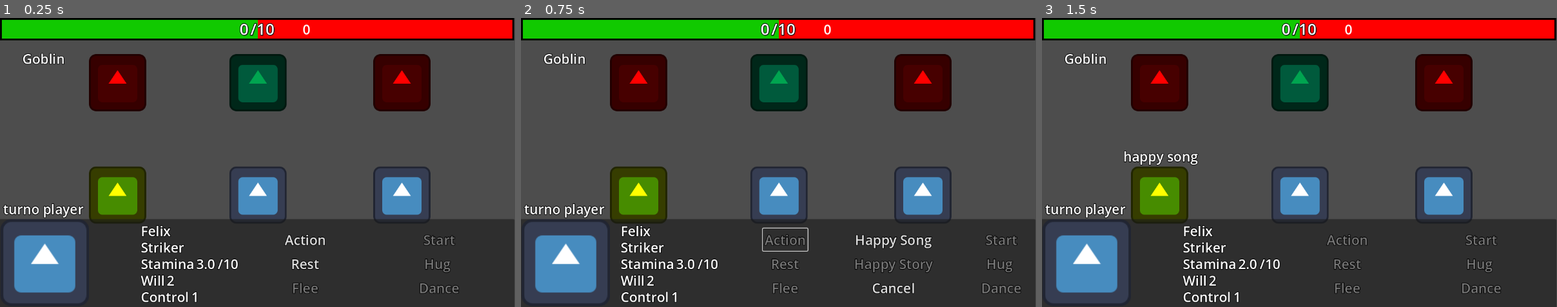
Above: before the commit, frames 1-3 (left to right).
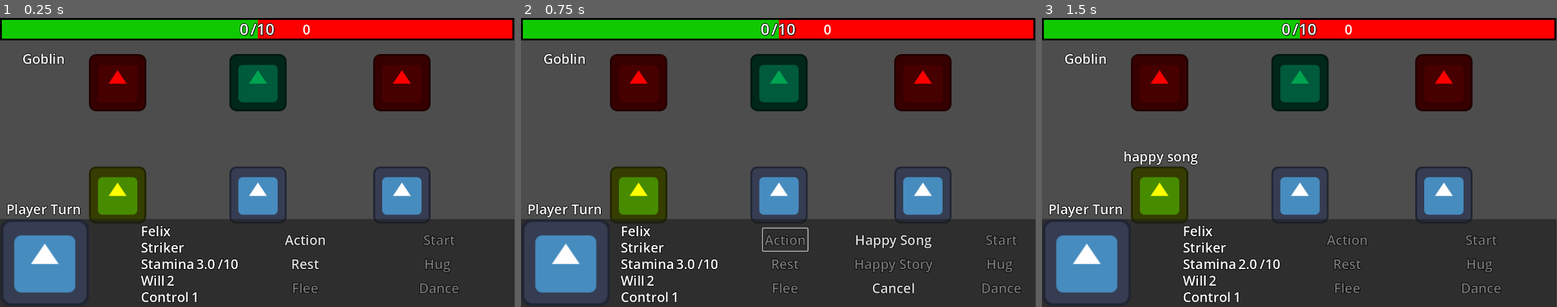
Above: after the commit, the same moments.

Repository: SamantaMancini/heaven_upsidedown
Game: Godot game, scene res://main.tscn
Two runs of this game, one before a commit and one after it. Both use one fixed random seed, a clock stepped at 60 frames per second and the inputs below. The engine's default icon, where the game draws it, is replaced by a stand-in: a white triangle on a blue panel in a dark square.
Inputs:
- Up to frame 1 (0.25 s): no input
- Up to frame 2 (0.75 s): click "Action" at 0.5 s
- Up to frame 3 (1.5 s): click "Happy Song" at 1.25 s

The runs differ from the first frame. In frame 1, 0.4% of the frame differs, in the area x 0-17%, y 64-70%; in frame 2, 0.4%; in frame 3, 0.4%.

Commit message:
polish code

Diff:
--- a/main.gd
+++ b/main.gd
@@ -22,7 +22,6 @@
 @onready var action_label_2: Label = $CanvasLayer/Control/Player2/Action_Label2
 @onready var action_label_3: Label = $CanvasLayer/Control/Player3/Action_Label3
 
-
 @export var start_num : int = 0
 @export var combination_1 : String
 @export var combination_2 : String
@@ -45,12 +44,8 @@
 	_0.text = str(start_num)
 	_0s.text = str(shields)
 	name_enemies.text = enemies[id_enemy].stats.name_char
-	name_char.text = players[id_player].stats.name_char
-	role.text = players[id_player].stats.role
-	sta_min.text = str(players[id_player].stats.stamina)
-	will_v.text = str(players[id_player].stats.will)
-	control_v.text = str(players[id_player].stats.control)
-	players[id_player].sprite_2d.modulate = Color.YELLOW
+	stats_player()
+	change_color_player(0, Color.YELLOW)
 	GlobalEvent.update_global_state.connect(add_points)
 	GlobalEvent.add_shield.connect(add_shield)
 	GlobalEvent.combination.connect(dance_group)
@@ -66,29 +61,43 @@
 func _process(delta: float) -> void:
 	if players[id_player].stats.stamina >= 10:
 		buttons_cure[id_player].disabled = true
-	if target:
-		for button in buttons_cure:
-			button.show()
+		rest.disabled = true
+	else:
+		buttons_cure[id_player].disabled = false
+
+	draw_buttons_cure()
 
 	if player_counter >= 3:
 		start_off(false)
 
-	if progress_bar.value <= progress_bar.min_value:
-		battle_end = true
-		panel.hide()
-	if progress_bar.value >= progress_bar.max_value:
-		battle_end = true
-		panel.hide()
+	battle_end_conditions()
+	stats_player()
+	_0.text = str(start_num)
+	_0s.text = str(shields)
+
+func stats_player():
 	name_char.text = players[id_player].stats.name_char
 	role.text = players[id_player].stats.role
 	sta_min.text = str(players[id_player].stats.stamina)
 	will_v.text = str(players[id_player].stats.will)
 	control_v.text = str(players[id_player].stats.control)
-	_0.text = str(start_num)
-	_0s.text = str(shields)
-
-	if players[id_player].stats.stamina >= 10:
-		rest.disabled = true
+
+func draw_buttons_cure():
+	for button in buttons_cure:
+		if target:
+			button.show()
+		else:
+			button.hide()
+
+func battle_end_conditions():
+	if progress_bar.value <= progress_bar.min_value:
+		battle_end = true
+		turn.text = "Game Over"
+		panel.hide()
+	if progress_bar.value >= progress_bar.max_value:
+		battle_end = true
+		turn.text = "Win"
+		panel.hide()
 
 func selected_target(target_on: bool):
 	target = target_on
@@ -98,10 +107,12 @@
 		if player.stats.id == id:
 			player.stats.stamina += power
 
+func action_button_disabled(disabled: bool):
+	action.disabled = disabled
+	rest.disabled = disabled
 
 func skill_players():
-	action.disabled = true
-	rest.disabled = true
+	action_button_disabled(true)
 	for player in players:
 		if id_player == player.stats.id:
 			for skill in player.stats.actions:
@@ -122,12 +133,14 @@
 	delete_button.connect("pressed",  Callable(self, "_on_delete_button_pressed"))
 	v_box_container_3.add_child(delete_button)
 
-func _on_delete_button_pressed():
-	action.disabled = false
-	rest.disabled = false
+func remove_children():
 	for child in v_box_container_3.get_children():
 		v_box_container_3.remove_child(child)
 		child.queue_free()
+
+func _on_delete_button_pressed():
+	action_button_disabled(false)
+	remove_children()
 
 func selected_skill(id: String, button: Button, power: float, stamina: float, emotion: String):
 	var skill_info = {
@@ -154,11 +167,14 @@
 
 	if not action_selected.has(id_player):
 		action_selected.append(id_player)
-	action.disabled = true
-	rest.disabled = true
-	for child in v_box_container_3.get_children():
-		v_box_container_3.remove_child(child)
-		child.queue_free()
+	action_button_disabled(true)
+	remove_children()
+
+func add_stamina_player_turn(player: Player):
+	if player.stats.stamina < 10:
+		player.stats.stamina += 1
+	else:
+		player.stats.stamina = 10
 
 func player_turn():
 	if battle_end:
@@ -166,27 +182,25 @@
 		return
 
 	player_counter = 0
-	turn.text = "turno player"
-	action.disabled = false
-	rest.disabled = false
+	turn.text = "Player Turn"
+	action_button_disabled(false)
 	start_off(true)
 	panel.show()
 	id_enemy = 0
 	for player in players:
-		if player.stats.stamina < 10:
-			player.stats.stamina += 1
+		match player.stats.id:
+			0:
+				add_stamina_player_turn(player)
+			1:
+				add_stamina_player_turn(player)
+			2:
+				add_stamina_player_turn(player)
 
 func enemy_action_phase():
-	if progress_bar.value <= progress_bar.min_value:
-		battle_end = true
-		turn.text = "game over"
-	if progress_bar.value >= progress_bar.max_value:
-		battle_end = true
-		turn.text = "win"
-
+	battle_end_conditions()
 	panel.hide()
 	if not battle_end:
-		turn.text = "turno nemico"
+		turn.text = "Enemy Turn"
 		for enemy in enemies:
 			name_enemies.text = enemy.stats.name_char
 			enemy.stats.stamina += 1
@@ -194,86 +208,82 @@
 
 			match enemy.stats.id:
 				0:
-					if enemy.stats.stamina >= 3:
-						name_enemies.text = "Goblin Attack"
-						GlobalEvent.remove_global_state.emit(enemy.stats.actions[1].power)
-						enemy.stats.stamina -= enemy.stats.actions[1].stamina_consumed
-					elif enemy.stats.stamina >= 1:
-						GlobalEvent.remove_global_state.emit(enemy.stats.actions[0].power)
-						name_enemies.text = "Goblin Attack"
-						enemy.stats.stamina -= enemy.stats.actions[0].stamina_consumed
-					else:
-						name_enemies.text = "Goblin Rest"
-						enemy.stats.stamina += 1
+					goblin_attack(enemy)
 				1:
-					if enemy.stats.stamina >= 2:
-						GlobalEvent.add_shield_enemy.emit(enemy.stats.actions[1].power)
-						name_enemies.text = "Blobby Defence"
-						enemy.stats.stamina -= enemy.stats.actions[1].stamina_consumed
-					elif enemy.stats.stamina >= 1:
-						GlobalEvent.remove_global_state.emit(enemy.stats.actions[0].power)
-						name_enemies.text = "Blobby Attack"
-						enemy.stats.stamina -= enemy.stats.actions[0].stamina_consumed
-
-					else:
-						name_enemies.text = "Blobby Rest"
-						enemy.stats.stamina += 1
+					blobby_attack(enemy)
 				2:
-					if enemy.stats.stamina >= 3:
-						name_enemies.text = "Goblin Attack"
-						GlobalEvent.remove_global_state.emit(enemy.stats.actions[1].power)
-						enemy.stats.stamina -= enemy.stats.actions[1].stamina_consumed
-					elif enemy.stats.stamina >= 1:
-						name_enemies.text = "Goblin Attack"
-						GlobalEvent.remove_global_state.emit(enemy.stats.actions[0].power)
-						enemy.stats.stamina -= enemy.stats.actions[0].stamina_consumed
-					else:
-						name_enemies.text = "Goblin Rest"
-						enemy.stats.stamina += 1
+					goblin_attack(enemy)
 
 			await get_tree().create_timer(2).timeout
+
 		player_turn()
-
-	if progress_bar.value <= progress_bar.min_value:
-		battle_end = true
-		turn.text = "game over"
-	if progress_bar.value >= progress_bar.max_value:
-		battle_end = true
-		turn.text = "win"
-
-func remove_points(points: float):
-	if shields <= 0:
-		progress_bar.value -= points
-		start_num -= points
-	else:
-		if points > shields:
-			var damage_overflow = points - shields
+	battle_end_conditions()
+
+func goblin_attack(enemy):
+	if enemy.stats.stamina >= 3:
+		name_enemies.text = "Goblin Attack"
+		GlobalEvent.remove_global_state.emit(enemy.stats.actions[1].power)
+		enemy.stats.stamina -= enemy.stats.actions[1].stamina_consumed
+	elif enemy.stats.stamina >= 1:
+		GlobalEvent.remove_global_state.emit(enemy.stats.actions[0].power)
+		name_enemies.text = "Goblin Attack"
+		enemy.stats.stamina -= enemy.stats.actions[0].stamina_consumed
+	else:
+		name_enemies.text = "Goblin Rest"
+		enemy.stats.stamina += 1
+
+func blobby_attack(enemy):
+	if enemy.stats.stamina >= 2:
+		GlobalEvent.add_shield_enemy.emit(enemy.stats.actions[1].power)
+		name_enemies.text = "Blobby Defence"
+		enemy.stats.stamina -= enemy.stats.actions[1].stamina_consumed
+	elif enemy.stats.stamina >= 1:
+		GlobalEvent.remove_global_state.emit(enemy.stats.actions[0].power)
+		name_enemies.text = "Blobby Attack"
+		enemy.stats.stamina -= enemy.stats.actions[0].stamina_consumed
+
+	else:
+		name_enemies.text = "Blobby Rest"
+		enemy.stats.stamina += 1
+
+func remove_points(damage: float):
+	if shields > 0:
+		if damage > shields:
+			var damage_overflow = damage - shields
 			shields = 0
 			progress_bar.value -= damage_overflow
 			start_num -= damage_overflow
 		else:
-			shields -= points
+			shields -= damage
+	else:
+		progress_bar.value -= damage
+		start_num -= damage
+
+func combination_disabled(disabled_dance: bool, disabled_hug):
+	dance.disabled = disabled_dance
+	hug.disabled = disabled_hug
 
 func update_button():
 	if player_emotions == combination_1:
-		dance.disabled = false
+		combination_disabled(false, true)
 	elif player_emotions == combination_2:
-		hug.disabled = false
+		combination_disabled(true, false)
 	player_counter += 1
 
 
-func add_points(value: float):
-	if shields >= 0:
-		progress_bar.value += value
-		start_num += value
-	else:
-		if value > shields:
-			var damage_overflow = value + shields
+func add_points(damage: float):
+	if shields < 0:
+		if damage > shields:
+			var damage_overflow = damage + shields
 			shields = 0
 			progress_bar.value += damage_overflow
 			start_num += damage_overflow
 		else:
-			shields += value
+			shields += damage
+	else:
+		progress_bar.value += damage
+		start_num += damage
+
 
 func add_shield(shield: float):
 	if shields <= 0:
@@ -290,21 +300,7 @@
 func dance_group(comb: String):
 	var damage = 5
 	if comb == combination_1:
-		if shields < 0:
-			if damage >= shields:
-				var damage_overflow = damage + shields
-				progress_bar.value += damage_overflow
-				start_num += damage_overflow
-				shields = 0
-				print("danni:", damage_overflow)
-			else:
-				shields += damage
-		else:
-			progress_bar.value += damage
-			start_num += damage
-
-	for button in buttons_cure:
-		button.hide()
+		GlobalEvent.update_global_state.emit(damage)
 
 	selected_target(false)
 	skills.clear()
@@ -314,12 +310,8 @@
 func hug_group(comb: String, stamina: float):
 	for player in players:
 		if comb == combination_2:
-			if player.stats.stamina < 10:
-				player.stats.stamina += stamina
-			else:
-				player.stats.stamina = 10
-	for button in buttons_cure:
-		button.hide()
+			add_stamina_player_turn(player)
+
 	skills.clear()
 	action_selected.clear()
 	selected_target(false)
@@ -329,8 +321,7 @@
 func _on_start_pressed() -> void:
 	GlobalEvent.start_process.emit()
 	start_off(true)
-	hug.disabled = true
-	dance.disabled = true
+	combination_disabled(true, true)
 	player_emotions = ""
 	action_label.hide()
 	action_label_2.hide()
@@ -341,8 +332,7 @@
 	GlobalEvent.combination.emit(player_emotions)
 	player_emotions = ""
 	start_off(true)
-	dance.disabled = true
-	hug.disabled = true
+	combination_disabled(true, true)
 	action_label.hide()
 	action_label_2.hide()
 	action_label_3.hide()
@@ -351,8 +341,7 @@
 	GlobalEvent.combination_2.emit(player_emotions, 5)
 	player_emotions = ""
 	start_off(true)
-	dance.disabled = true
-	hug.disabled = true
+	combination_disabled(true, true)
 	action_label.hide()
 	action_label_2.hide()
 	action_label_3.hide()
@@ -368,102 +357,71 @@
 
 	if not action_selected.has(id_player):
 		action_selected.append(id_player)
-	action.disabled = true
-	rest.disabled = true
-	if id_player == 0:
-		action_label.text = "Rest"
-		action_label.show()
-	elif id_player == 1:
-		action_label_2.text = "Rest"
-		action_label_2.show()
-	else:
-		action_label_3.text = "Rest"
-		action_label_3.show()
+	action_button_disabled(true)
+	match id_player:
+		0:
+			action_label.text = "Rest"
+			action_label.show()
+		1:
+			action_label_2.text = "Rest"
+			action_label_2.show()
+		2:
+			action_label_3.text = "Rest"
+			action_label_3.show()
+
+func action_selected_player(id: int):
+	if action_selected.has(id):
+		action_button_disabled(true)
+	else:
+		action_button_disabled(false)
 
 func _on_action_pressed() -> void:
 	skill_players()
 
+func change_color_player(id: int, color: Color):
+	for i in range(players.size()):
+		if i == id:
+			players[i].sprite_2d.modulate = color
+		else:
+			players[i].sprite_2d.modulate = Color.WHITE
 
 func _on_player_pressed() -> void:
 	id_player = 0
-	players[0].sprite_2d.modulate = Color.YELLOW
-	players[1].sprite_2d.modulate = Color.WHITE
-	players[2].sprite_2d.modulate = Color.WHITE
-	if action_selected.has(0):
-		action.disabled = true
-		rest.disabled = true
-	else:
-		action.disabled = false
-		rest.disabled = false
-	for child in v_box_container_3.get_children():
-		v_box_container_3.remove_child(child)
-		child.queue_free()
+	change_color_player(id_player, Color.YELLOW)
+	action_selected_player(id_player)
+	remove_children()
 
 
 func _on_player_2_pressed() -> void:
 	id_player = 1
-	players[0].sprite_2d.modulate = Color.WHITE
-	players[1].sprite_2d.modulate = Color.YELLOW
-	players[2].sprite_2d.modulate = Color.WHITE
-	if action_selected.has(1):
-		action.disabled = true
-		rest.disabled = true
-	else:
-		action.disabled = false
-		rest.disabled = false
-	for child in v_box_container_3.get_children():
-		v_box_container_3.remove_child(child)
-		child.queue_free()
+	change_color_player(id_player, Color.YELLOW)
+	action_selected_player(id_player)
+	remove_children()
 
 func _on_player_3_pressed() -> void:
 	id_player = 2
-	players[0].sprite_2d.modulate = Color.WHITE
-	players[1].sprite_2d.modulate = Color.WHITE
-	players[2].sprite_2d.modulate = Color.YELLOW
-	if action_selected.has(2):
-		action.disabled = true
-		rest.disabled = true
-	else:
-		action.disabled = false
-		rest.disabled = false
-	for child in v_box_container_3.get_children():
-		v_box_container_3.remove_child(child)
-		child.queue_free()
-
-
+	change_color_player(id_player, Color.YELLOW)
+	action_selected_player(id_player)
+	remove_children()
+
+func target_stamina_added(text: String):
+	players[2].stats.stamina -= players[2].stats.actions[0].stamina_consumed
+	action_label_3.show()
+	action_label_3.text = text
+	selected_target(false)
+	GlobalEvent.update_button.emit()
 
 func _on_cure_pressed() -> void:
 	GlobalEvent.target_cura = 0
-	players[2].stats.stamina -= players[2].stats.actions[0].stamina_consumed
-	action_label_3.show()
-	action_label_3.text = "Curato Felix"
-	for button in buttons_cure:
-		button.hide()
-	selected_target(false)
-	GlobalEvent.update_button.emit()
-
+	target_stamina_added("Felix stamina added")
 
 func _on_cure_2_pressed() -> void:
 	GlobalEvent.target_cura = 1
-	players[2].stats.stamina -= players[2].stats.actions[0].stamina_consumed
-	action_label_3.show()
-	action_label_3.text = "Curato Trust"
-	for button in buttons_cure:
-		button.hide()
-	selected_target(false)
-	GlobalEvent.update_button.emit()
-
+	target_stamina_added("Trust stamina added")
 
 func _on_cure_3_pressed() -> void:
 	GlobalEvent.target_cura = 2
-	players[2].stats.stamina -= players[2].stats.actions[0].stamina_consumed
-	action_label_3.show()
-	action_label_3.text = "Curato Heart"
-	for button in buttons_cure:
-		button.hide()
-	selected_target(false)
-	GlobalEvent.update_button.emit()
-
+	target_stamina_added("Heart stamina added")
 
 func skill_consumed():
 	var action_id = null
@@ -481,7 +439,6 @@
 		else:
 			GlobalEvent.update_global_state.emit(power_value)
 
-
 	skills.clear()
 	action_selected.clear()
 	enemy_action_phase()
